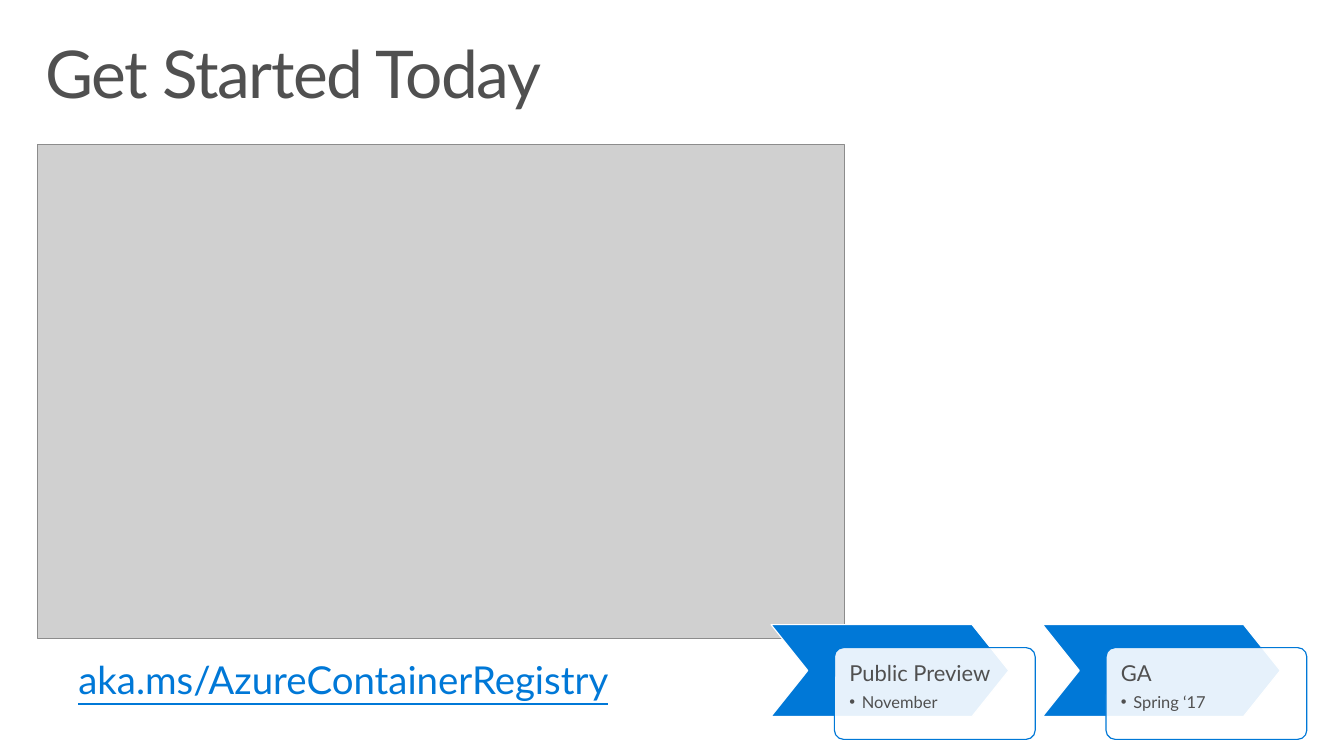
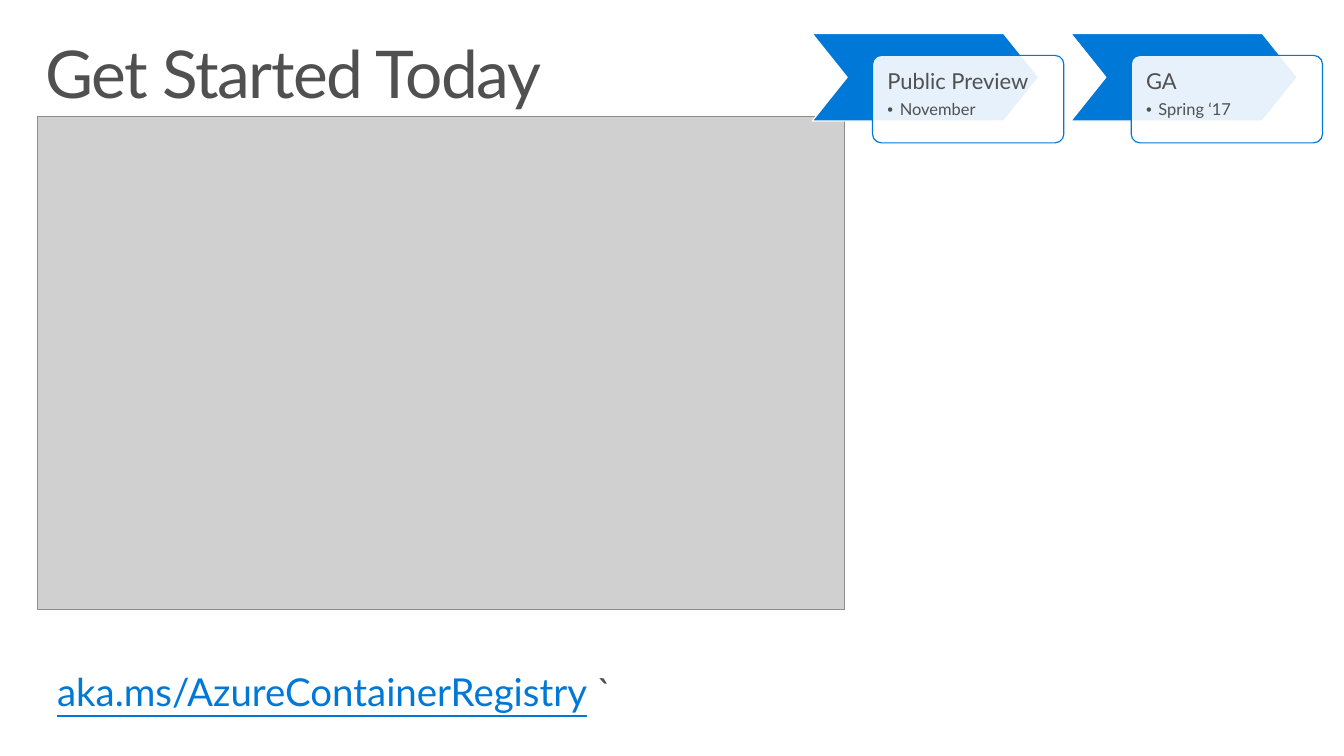
Before and after one commit to SteveLasker/Presentations, a slide deck: slide 6 of AzureContainerRegistry/AzureContainerRegistryOverview.pptx. Drawn at 1344x756 pixels with LibreOffice and Linux fonts; fonts in the diff are those of the drawing; grey boxes stand for pictures. Boxes give left, top, right and bottom in pixels: in the first picture for what was removed or moved away, otherwise in the second. Text is boxed around its words. In the diff, an @@ line names an element or a change of style, - is before the commit and + after.

```diff
--- a/AzureContainerRegistry/AzureContainerRegistryOverview.pptx
+++ b/AzureContainerRegistry/AzureContainerRegistryOverview.pptx
@@ chevron: place and size @@
-chevron at [771,625,1009,716]
+chevron at [812,34,1039,121]
@@ rounded rectangle: place and size @@
-rounded rectangle at [834,647,1035,739]
+rounded rectangle at [873,55,1064,142]
@@ text "Public Preview": place and size @@
-text "Public Preview" at [849,665,990,708]
+text "Public Preview" at [887,73,1028,115]
@@ chevron: place and size @@
-chevron at [1043,625,1281,716]
+chevron at [1071,34,1298,121]
@@ rounded rectangle: place and size @@
-rounded rectangle at [1106,647,1306,739]
+rounded rectangle at [1132,55,1323,142]
@@ text "GA": place and size @@
-text "GA" at [1121,665,1206,711]
+text "GA" at [1146,73,1231,118]
@@ picture: place and size @@
-picture at [38,145,845,638]
+picture at [38,117,845,610]
@@ text at [57,677,587,713]: text changed @@
-aka.ms/AzureContainerRegistry
+aka.ms/AzureContainerRegistry `
```
Also in this commit, not shown: 1 other slide changed, 1 other file.
